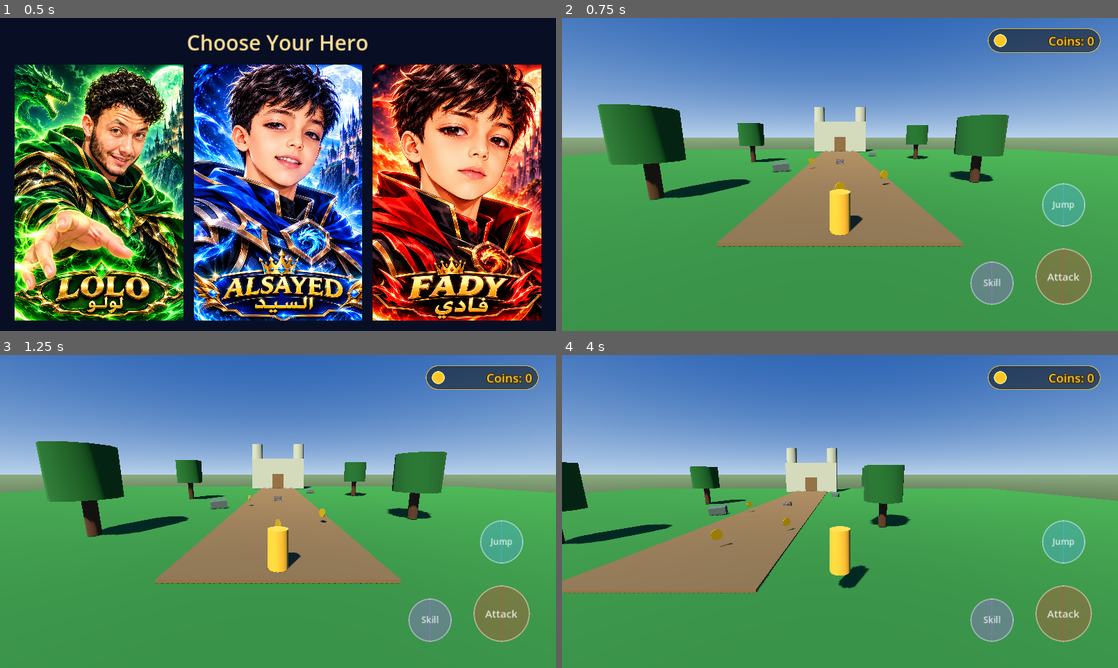
Above: before the commit, frames 1-4 (two rows, left to right).
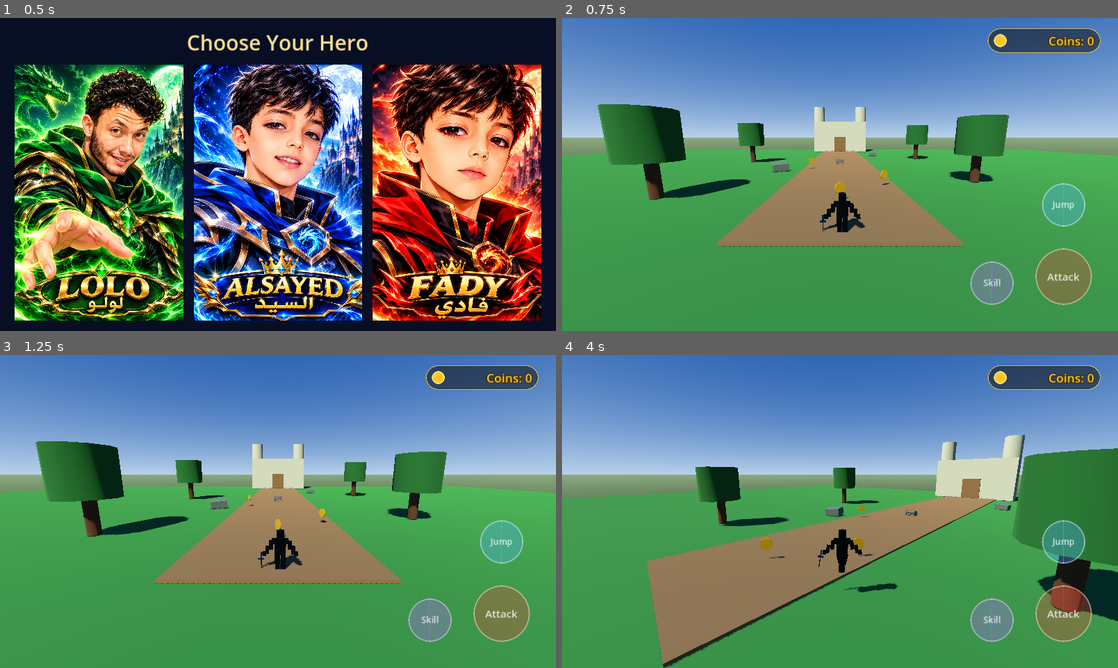
Above: after the commit, the same moments.

Repository: lolofadywaleed-hash/LostTreasureKingdom-Final
Game: Godot game, scene res://scenes/character_select.tscn
Two runs of this game, one before a commit and one after it. Both use one fixed random seed, a clock stepped at 60 frames per second and the inputs below.
Inputs (mouse positions are in pixels of both pictures, inside the frame that each line leads up to):
- Up to frame 1 (0.5 s): no input
- Up to frame 2 (0.75 s): click (662, 193) at 0.5 s
- Up to frame 3 (1.25 s): no input
- Up to frame 4 (4 s): click (1062, 542) at 1.25 s, where only the run after the commit has a clickable "Jump"; move the mouse to (962, 495) at 2.02 s; hold D (move_right) 2.03-2.75 s; tap Space (jump) at 2.1, 2.27, 2.57, 3.6 s; click (962, 495) at 2.17 s; drag from (728, 527) to (812, 574) at 2.77 s; move the mouse to (895, 442) at 3.52 s; hold D (move_right) from 3.53 s (still down); click (895, 442) at 3.67 s

Frame 1 is identical in both runs. In frame 2, 0.7% of the frame differs, in the area x 46-55%, y 54-70%; in frame 3, 0.7%; in frame 4, 28%, in the area x 0-100%, y 25-100%.

Commit message:
Integrate Louay character and mobile camera controls

Diff:
--- /dev/null
+++ b/knight_visual.gd
@@ -0,0 +1,233 @@
+extends Node3D
+## KnightVisual - اختبار مؤقت: يستبدل الشكل المرئي للاعب بموديل KayKit Knight.
+## الاستخدام: أضفه كـ Node3D ابن مباشر لعقدة Player (CharacterBody3D) واربط هذا السكريبت به.
+## لا يغيّر الحركة ولا التصادم ولا الكاميرا. يخفي الشكل القديم فقط (لا يحذفه).
+## لا يضيف أي أنيميشن وهمي: لو الموديل بلا حركات يطبع تحذيراً ولا يشغّل شيئاً.
+
+@export_file("*.glb") var model_path: String = "res://assets/models/louay_rigged_animated.glb"
+## KayKit/glTF غالباً يواجه +Z بينما اتجاه الأمام في Godot هو -Z، لذلك 180 افتراضياً.
+@export var face_rotation_deg: float = 180.0
+## 0 = يأخذ الارتفاع تلقائياً من CollisionShape3D
+@export var target_height: float = 0.0
+## مسار الشكل القديم نسبةً لهذه العقدة (مثال: ../Visual). اتركه فارغاً للكشف التلقائي.
+@export var old_visual_path: NodePath
+@export var hide_old_visual: bool = true
+## عتبات السرعة الأفقية لاختيار الحركة (اضبط run_threshold حسب سرعة اللاعب الفعلية)
+@export var walk_threshold: float = 0.2
+@export var run_threshold: float = 4.0
+@export var blend_time: float = 0.15
+@export var debug_log: bool = true
+
+var _body: CharacterBody3D
+var _model: Node3D
+var _anim: AnimationPlayer
+var _states: Dictionary = {}
+var _current: String = ""
+
+
+func _ready() -> void:
+	_body = get_parent() as CharacterBody3D
+	if _body == null:
+		push_error("KnightVisual: the parent must be a CharacterBody3D (Player).")
+		return
+
+	var scene := load(model_path) as PackedScene
+	if scene == null:
+		push_error("KnightVisual: failed to load " + model_path)
+		return
+
+	position = Vector3.ZERO
+	rotation = Vector3.ZERO
+
+	_model = scene.instantiate() as Node3D
+	if _model == null:
+		push_error("KnightVisual: model root is not a Node3D.")
+		return
+	add_child(_model)
+	_model.rotation_degrees.y = face_rotation_deg
+
+	_hide_old_visual()
+	_fit_to_collision()
+	_setup_animations()
+
+
+func _log(msg: String) -> void:
+	if debug_log:
+		print("[KnightVisual] ", msg)
+
+
+# ---------- الشكل القديم ----------
+
+func _hide_old_visual() -> void:
+	if not hide_old_visual:
+		return
+	if not old_visual_path.is_empty():
+		var n := get_node_or_null(old_visual_path)
+		if n is Node3D:
+			(n as Node3D).visible = false
+			_log("hid old visual: " + str(n.get_path()))
+		else:
+			push_warning("KnightVisual: old_visual_path is invalid: " + str(old_visual_path))
+		return
+
+	var hidden_count := 0
+	for child in _body.get_children():
+		if child == self:
+			continue
+		if child is CollisionShape3D or child is CollisionPolygon3D:
+			continue
+		if child is Camera3D or child is SpringArm3D:
+			continue
+		if child is Node3D and _has_geometry(child) and not _has_camera(child):
+			(child as Node3D).visible = false
+			hidden_count += 1
+			_log("hid old visual: " + str(child.get_path()))
+	if hidden_count == 0:
+		push_warning("KnightVisual: no old visual found automatically. Set old_visual_path manually.")
+
+
+func _has_geometry(node: Node) -> bool:
+	if node is GeometryInstance3D:
+		return true
+	for c in node.get_children():
+		if _has_geometry(c):
+			return true
+	return false
+
+
+func _has_camera(node: Node) -> bool:
+	if node is Camera3D or node is SpringArm3D:
+		return true
+	for c in node.get_children():
+		if _has_camera(c):
+			return true
+	return false
+
+
+# ---------- الحجم والموضع ----------
+
+func _collision_extents() -> Dictionary:
+	for c in _body.get_children():
+		if c is CollisionShape3D and c.shape != null:
+			var h := 0.0
+			var s: Shape3D = c.shape
+			if s is CapsuleShape3D:
+				h = s.height
+			elif s is CylinderShape3D:
+				h = s.height
+			elif s is BoxShape3D:
+				h = s.size.y
+			elif s is SphereShape3D:
+				h = s.radius * 2.0
+			if h > 0.0:
+				return {"bottom": c.position.y - h * 0.5, "height": h}
+	push_warning("KnightVisual: no usable CollisionShape3D found, using height 1.8 and bottom 0.")
+	return {"bottom": 0.0, "height": 1.8}
+
+
+func _model_aabb() -> AABB:
+	var result := AABB()
+	var is_first := true
+	var inv := global_transform.affine_inverse()
+	for node in _model.find_children("*", "MeshInstance3D", true, false):
+		var m := node as MeshInstance3D
+		if m.mesh == null:
+			continue
+		var box: AABB = (inv * m.global_transform) * m.get_aabb()
+		if is_first:
+			result = box
+			is_first = false
+		else:
+			result = result.merge(box)
+	return result
+
+
+func _fit_to_collision() -> void:
+	var ext := _collision_extents()
+	var h: float = target_height if target_height > 0.0 else ext["height"]
+	var box := _model_aabb()
+	if box.size.y <= 0.001:
+		push_warning("KnightVisual: model AABB is empty, cannot auto-fit.")
+		return
+	var s := h / box.size.y
+	_model.scale = Vector3.ONE * s
+	var center := box.get_center()
+	_model.position = Vector3(
+		-center.x * s,
+		float(ext["bottom"]) - box.position.y * s,
+		-center.z * s
+	)
+	_log("fit done: target height=%.3f, scale=%.4f, feet y=%.3f" % [h, s, float(ext["bottom"])])
+
+
+# ---------- الأنيميشن (بدون أي حركات وهمية) ----------
+
+func _setup_animations() -> void:
+	var players := _model.find_children("*", "AnimationPlayer", true, false)
+	if players.is_empty():
+		_log("NO AnimationPlayer in the model: no animation will be played (nothing is faked).")
+		return
+	_anim = players[0] as AnimationPlayer
+	var names: PackedStringArray = _anim.get_animation_list()
+	if names.is_empty():
+		_log("AnimationPlayer exists but has no animations.")
+		_anim = null
+		return
+	_log("animations found: " + ", ".join(names))
+
+	_states["idle"] = _find_anim(names, ["idle"])
+	_states["walk"] = _find_anim(names, ["walk"])
+	_states["run"] = _find_anim(names, ["run", "sprint"])
+	_states["jump"] = _find_anim(names, ["jump"])
+	_log("state map: " + str(_states))
+
+	for k in ["idle", "walk", "run"]:
+		var clip: String = _states[k]
+		if clip != "":
+			var a := _anim.get_animation(clip)
+			if a != null:
+				a.loop_mode = Animation.LOOP_LINEAR
+
+
+func _find_anim(names: PackedStringArray, keys: Array) -> String:
+	for key in keys:
+		for n in names:
+			if n.to_lower() == key:
+				return n
+	for key in keys:
+		for n in names:
+			if n.to_lower().contains(key):
+				return n
+	return ""
+
+
+func _physics_process(_delta: float) -> void:
+	if _anim == null or _body == null:
+		return
+	var speed := Vector2(_body.velocity.x, _body.velocity.z).length()
+	var want := "idle"
+	if not _body.is_on_floor():
+		want = "jump"
+	elif speed > run_threshold:
+		want = "run"
+	elif speed > walk_threshold:
+		want = "walk"
+	_play(want)
+
+
+func _play(state: String) -> void:
+	var order := {
+		"jump": ["jump"],
+		"run": ["run", "walk"],
+		"walk": ["walk", "run"],
+		"idle": ["idle"],
+	}
+	var clip := ""
+	for s in order[state]:
+		if _states.get(s, "") != "":
+			clip = _states[s]
+			break
+	if clip == "" or clip == _current:
+		return
+	_current = clip
+	_anim.play(clip, blend_time)
--- a/project.godot
+++ b/project.godot
@@ -16,6 +16,8 @@
 [input]
 move_left={"deadzone":0.2,"events":[Object(InputEventKey,"physical_keycode":65)]}
 move_right={"deadzone":0.2,"events":[Object(InputEventKey,"physical_keycode":68)]}
+move_up={"deadzone":0.2,"events":[Object(InputEventKey,"physical_keycode":87)]}
+move_down={"deadzone":0.2,"events":[Object(InputEventKey,"physical_keycode":83)]}
 move_forward={"deadzone":0.2,"events":[Object(InputEventKey,"physical_keycode":87)]}
 move_back={"deadzone":0.2,"events":[Object(InputEventKey,"physical_keycode":83)]}
 jump={"deadzone":0.2,"events":[Object(InputEventKey,"physical_keycode":32)]}
--- a/scenes/main.tscn
+++ b/scenes/main.tscn
@@ -5,6 +5,7 @@
 [ext_resource type="Script" path="res://scripts/coin.gd" id="3_coin"]
 [ext_resource type="Script" path="res://scripts/chest.gd" id="4_chest"]
 [ext_resource type="PackedScene" path="res://assets/models/Chest_Wood.gltf" id="5_chest_model"]
+[ext_resource type="Script" path="res://knight_visual.gd" id="6_knight_visual"]
 
 [sub_resource type="ProceduralSkyMaterial" id="ProceduralSkyMaterial"]
 sky_top_color = Color(0.11, 0.34, 0.68, 1)
@@ -47,10 +48,6 @@
 albedo_color = Color(0.1, 0.34, 0.12, 1)
 roughness = 1.0
 
-[sub_resource type="StandardMaterial3D" id="PlayerMaterial"]
-albedo_color = Color(0.92, 0.63, 0.16, 1)
-roughness = 0.72
-
 [sub_resource type="CapsuleShape3D" id="PlayerCapsule"]
 radius = 0.42
 height = 1.8
@@ -155,23 +152,22 @@
 position = Vector3(0, 0, 12)
 script = ExtResource("1_player")
 
-[node name="Visual" type="CSGCylinder3D" parent="Player"]
-position = Vector3(0, 0.9, 0)
-radius = 0.42
-height = 1.8
-sides = 16
-material = SubResource("PlayerMaterial")
+[node name="KnightVisual" type="Node3D" parent="Player"]
+script = ExtResource("6_knight_visual")
+hide_old_visual = false
 
 [node name="CollisionShape3D" type="CollisionShape3D" parent="Player"]
 position = Vector3(0, 0.9, 0)
 shape = SubResource("PlayerCapsule")
 
-[node name="SpringArm3D" type="SpringArm3D" parent="Player"]
+[node name="CameraPivot" type="Node3D" parent="Player"]
 position = Vector3(0, 2.5, 0)
 rotation = Vector3(-0.18, 0, 0)
+
+[node name="SpringArm3D" type="SpringArm3D" parent="Player/CameraPivot"]
 spring_length = 8.0
 
-[node name="Camera3D" type="Camera3D" parent="Player/SpringArm3D"]
+[node name="Camera3D" type="Camera3D" parent="Player/CameraPivot/SpringArm3D"]
 current = true
 
 [node name="MobileHUD" parent="." instance=ExtResource("2_hud")]
@@ -290,3 +286,4 @@
 shape = SubResource("TreasureChestReachShape")
 
 [connection signal="coins_changed" from="Player" to="MobileHUD" method="update_coins"]
+[connection signal="jump_pressed" from="MobileHUD" to="Player" method="_on_jump_button_pressed"]
--- a/scenes/mobile_hud.tscn
+++ b/scenes/mobile_hud.tscn
@@ -192,7 +192,7 @@
 horizontal_alignment = 1
 vertical_alignment = 1
 
-[node name="JumpButton" type="Panel" parent="Root"]
+[node name="JumpButton" type="Button" parent="Root"]
 layout_mode = 1
 anchors_preset = 3
 anchor_left = 1.0
@@ -205,8 +205,12 @@
 offset_bottom = -240.0
 grow_horizontal = 0
 grow_vertical = 0
-mouse_filter = 2
-theme_override_styles/panel = SubResource("JumpStyle")
+focus_mode = 0
+text = ""
+theme_override_styles/normal = SubResource("JumpStyle")
+theme_override_styles/hover = SubResource("JumpStyle")
+theme_override_styles/pressed = SubResource("JumpStyle")
+theme_override_styles/disabled = SubResource("JumpStyle")
 
 [node name="Label" type="Label" parent="Root/JumpButton"]
 layout_mode = 1
@@ -249,3 +253,5 @@
 text = "Skill"
 horizontal_alignment = 1
 vertical_alignment = 1
+
+[connection signal="pressed" from="Root/JumpButton" to="." method="_on_jump_button_pressed"]
--- a/scripts/mobile_hud.gd
+++ b/scripts/mobile_hud.gd
@@ -1,6 +1,7 @@
 extends CanvasLayer
 
 signal move_vector_changed(vector: Vector2)
+signal jump_pressed
 
 const LEFT_HALF_RATIO := 0.5
 const DEADZONE := 0.12
@@ -10,7 +11,7 @@
 @onready var joystick_base: Panel = $Root/JoystickBase
 @onready var joystick_knob: Panel = $Root/JoystickBase/Knob
 @onready var attack_button: Control = $Root/AttackButton
-@onready var jump_button: Control = $Root/JumpButton
+@onready var jump_button: BaseButton = $Root/JumpButton
 @onready var skill_button: Control = $Root/SkillButton
 @onready var coin_panel: Control = $Root/CoinPanel
 @onready var coins_label: Label = $Root/CoinPanel/CoinLabel
@@ -55,6 +56,9 @@
 	_coin_tween = create_tween()
 	_coin_tween.tween_property(coin_panel, "scale", Vector2(1.15, 1.15), 0.08)
 	_coin_tween.tween_property(coin_panel, "scale", Vector2.ONE, 0.12)
+
+func _on_jump_button_pressed() -> void:
+	jump_pressed.emit()
 
 func _unhandled_input(event: InputEvent) -> void:
 	if event is InputEventScreenTouch:
@@ -113,8 +117,8 @@
 	_move_vector = vector
 	_apply_axis("move_left", maxf(-vector.x, 0.0))
 	_apply_axis("move_right", maxf(vector.x, 0.0))
-	_apply_axis("move_forward", maxf(-vector.y, 0.0))
-	_apply_axis("move_back", maxf(vector.y, 0.0))
+	_apply_axis("move_up", maxf(-vector.y, 0.0))
+	_apply_axis("move_down", maxf(vector.y, 0.0))
 	move_vector_changed.emit(vector)
 
 func _apply_axis(action_name: String, strength: float) -> void:
--- a/scripts/player.gd
+++ b/scripts/player.gd
@@ -4,42 +4,163 @@
 signal skill_used
 signal coins_changed(total: int)
 
-@export var speed: float = 5.5
-@export var jump_velocity: float = 5.0
-@export var gravity: float = 14.0
+@export_group("Movement")
+@export var move_speed: float = 5.0
+@export var acceleration: float = 18.0
+@export var deceleration: float = 20.0
+@export var jump_velocity: float = 6.0
+@export var gravity: float = 18.0
+@export var rotation_speed: float = 10.0
 @export var kill_height: float = -20.0
 
+@export_group("Mobile Input")
+@export var move_left_action: StringName = &"move_left"
+@export var move_right_action: StringName = &"move_right"
+@export var move_forward_action: StringName = &"move_up"
+@export var move_back_action: StringName = &"move_down"
+@export var jump_action: StringName = &"jump"
+
+@export_group("Touch Camera")
+@export var camera_sensitivity: float = 0.005
+@export var min_camera_pitch: float = -45.0
+@export var max_camera_pitch: float = 60.0
+
+@export_group("Scene References")
+@export var camera_pivot_path: NodePath = ^"CameraPivot"
+
+@export_group("Animations")
+@export var idle_animation: String = "Idle"
+@export var walk_animation: String = "Walk"
+
+@onready var camera_pivot: Node3D = get_node_or_null(camera_pivot_path) as Node3D
+@onready var animation_player: AnimationPlayer = _find_animation_player()
+
 var coins_collected: int = 0
+var jump_requested: bool = false
+var camera_touch_index: int = -1
+var camera_pitch: float = 0.0
+var current_animation: String = ""
 var _spawn_position := Vector3.ZERO
 
 
 func _ready() -> void:
+	floor_snap_length = 0.25
 	_spawn_position = global_position
+	var visual_driver := get_node_or_null("KnightVisual")
+	if visual_driver != null:
+		visual_driver.set_physics_process(false)
+	if camera_pivot:
+		camera_pitch = camera_pivot.rotation.x
+	else:
+		push_warning("CameraPivot was not found!")
+	if animation_player:
+		_play_animation(idle_animation)
+		print("Louay AnimationPlayer found! Available animations: ", animation_player.get_animation_list())
+	else:
+		push_warning("AnimationPlayer was not found inside Louay model!")
+
+
+func _find_animation_player() -> AnimationPlayer:
+	var players := find_children("*", "AnimationPlayer", true, false)
+	if not players.is_empty():
+		return players[0] as AnimationPlayer
+	return null
+
 
 func add_coins(amount: int) -> void:
 	coins_collected += amount
 	coins_changed.emit(coins_collected)
 	print("Coins collected: %d (+%d)" % [coins_collected, amount])
 
+
 func _physics_process(delta: float) -> void:
 	if global_position.y < kill_height:
 		velocity = Vector3.ZERO
 		global_position = _spawn_position
 
-	var input := Input.get_vector("move_left", "move_right", "move_forward", "move_back")
-	var direction := Vector3(input.x, 0, input.y).rotated(Vector3.UP, $SpringArm3D.rotation.y)
-	if direction.length() > 1.0:
-		direction = direction.normalized()
-	velocity.x = direction.x * speed
-	velocity.z = direction.z * speed
 	if not is_on_floor():
 		velocity.y -= gravity * delta
-	elif Input.is_action_just_pressed("jump"):
+	elif velocity.y < 0.0:
+		velocity.y = 0.0
+
+	if jump_requested and is_on_floor():
 		velocity.y = jump_velocity
+	jump_requested = false
+	if Input.is_action_just_pressed(jump_action) and is_on_floor():
+		velocity.y = jump_velocity
+
+	var input_vector := Input.get_vector(move_left_action, move_right_action, move_forward_action, move_back_action)
+	var camera_basis := global_transform.basis
+	if camera_pivot:
+		camera_basis = camera_pivot.global_transform.basis
+	var forward := -camera_basis.z
+	var right := camera_basis.x
+	forward.y = 0.0
+	right.y = 0.0
+	forward = forward.normalized()
+	right = right.normalized()
+	var direction := (right * input_vector.x + forward * -input_vector.y).normalized()
+	var target_velocity := direction * move_speed
+
+	if direction.length() > 0.01:
+		velocity.x = move_toward(velocity.x, target_velocity.x, acceleration * delta)
+		velocity.z = move_toward(velocity.z, target_velocity.z, acceleration * delta)
+		var target_angle := atan2(direction.x, -direction.z)
+		rotation.y = lerp_angle(rotation.y, target_angle, rotation_speed * delta)
+		_play_animation(walk_animation)
+	else:
+		velocity.x = move_toward(velocity.x, 0.0, deceleration * delta)
+		velocity.z = move_toward(velocity.z, 0.0, deceleration * delta)
+		_play_animation(idle_animation)
 
 	if InputMap.has_action("attack") and Input.is_action_just_pressed("attack"):
 		attacked.emit()
 	if InputMap.has_action("skill") and Input.is_action_just_pressed("skill"):
 		skill_used.emit()
+	move_and_slide()
 
-	move_and_slide()
+
+func _on_jump_button_pressed() -> void:
+	jump_requested = true
+
+
+func _play_animation(animation_name: String) -> void:
+	if animation_player == null or current_animation == animation_name:
+		return
+	var actual_animation := _find_animation_name(animation_name)
+	if actual_animation.is_empty():
+		return
+	current_animation = actual_animation
+	animation_player.play(actual_animation, 0.15)
+
+
+func _find_animation_name(animation_name: String) -> String:
+	if animation_player == null:
+		return ""
+	for anim in animation_player.get_animation_list():
+		if anim.to_lower() == animation_name.to_lower():
+			return anim
+	return ""
+
+
+func _input(event: InputEvent) -> void:
+	if event is InputEventScreenTouch:
+		var touch := event as InputEventScreenTouch
+		if touch.pressed:
+			if touch.position.x > get_viewport().get_visible_rect().size.x * 0.5:
+				camera_touch_index = touch.index
+		elif touch.index == camera_touch_index:
+			camera_touch_index = -1
+	elif event is InputEventScreenDrag:
+		var drag := event as InputEventScreenDrag
+		if drag.index == camera_touch_index:
+			_rotate_camera(drag.relative)
+
+
+func _rotate_camera(delta_position: Vector2) -> void:
+	if camera_pivot == null:
+		return
+	rotate_y(-delta_position.x * camera_sensitivity)
+	camera_pitch -= delta_position.y * camera_sensitivity
+	camera_pitch = clampf(camera_pitch, deg_to_rad(min_camera_pitch), deg_to_rad(max_camera_pitch))
+	camera_pivot.rotation.x = camera_pitch
--- a/tests/character_select_test.gd
+++ b/tests/character_select_test.gd
@@ -29,15 +29,28 @@
 	var player := current_scene.get_node("Player") as CharacterBody3D
 	assert(player != null, "Main scene needs a CharacterBody3D player")
 	assert(player.get_node("CollisionShape3D").shape is CapsuleShape3D, "Player must use a capsule collision shape")
-	assert(player.get_node("Visual") is CSGCylinder3D, "Player should have a visible cylinder mesh")
-	assert(player.get_node("SpringArm3D/Camera3D").current, "Third-person camera should be active")
+	assert(player.get_node_or_null("Visual") == null, "Old cylinder visual should be removed")
+	var knight := player.get_node("KnightVisual")
+	assert(knight.get_child_count() > 0, "Knight model should be instanced under KnightVisual")
+	var knight_model := knight.get_child(0)
+	assert(not knight_model.find_children("*", "Skeleton3D", true, false).is_empty(), "Knight model needs a skeleton")
+	var knight_players := knight_model.find_children("*", "AnimationPlayer", true, false)
+	assert(not knight_players.is_empty(), "Knight model needs an AnimationPlayer")
+	assert(knight_players[0].has_animation("Idle") and knight_players[0].has_animation("Walk"), "Knight model should provide Idle and Walk")
+	assert(player.get_node("CameraPivot") is Node3D, "Player should expose a CameraPivot")
+	assert(player.get_node("CameraPivot/SpringArm3D/Camera3D").current, "Third-person camera should be active")
 	assert(current_scene.get_node("WorldEnvironment").environment.sky.sky_material is ProceduralSkyMaterial)
 	assert(current_scene.get_node("Path") is CSGBox3D)
 	assert(current_scene.get_node("Castle/CastleKeep") is CSGBox3D)
 	var hud := current_scene.get_node("MobileHUD")
 	assert(hud != null, "Main scene should instantiate the mobile HUD")
-	for action_name in ["attack", "jump", "skill"]:
+	for action_name in ["move_left", "move_right", "move_up", "move_down", "jump", "attack", "skill"]:
 		assert(InputMap.has_action(action_name), "HUD action should be registered: " + action_name)
+	assert(hud.jump_button is BaseButton, "Jump HUD control should be a real button")
+	assert(hud.jump_button.is_connected("pressed", Callable(hud, "_on_jump_button_pressed")), "Jump button pressed signal should be connected to HUD")
+	hud.jump_button.pressed.emit()
+	assert(player.jump_requested, "HUD pressed signal should request a player jump")
+	player.jump_requested = false
 
 	var attack_center: Vector2 = hud.attack_button.get_global_rect().get_center()
 	hud._on_touch_pressed(20, attack_center)
@@ -64,12 +77,29 @@
 	for _frame in range(30):
 		await physics_frame
 	assert(player.is_on_floor(), "Player should stand on the floor collision")
+	var knight_animation_players := player.get_node("KnightVisual").get_child(0).find_children("*", "AnimationPlayer", true, false)
+	assert(not knight_animation_players.is_empty(), "Knight model should expose an AnimationPlayer")
+	var knight_anim := knight_animation_players[0] as AnimationPlayer
+	assert(knight_anim.current_animation == "Idle", "Knight should play Idle while standing")
 	var initial_z := player.global_position.z
-	Input.action_press("move_forward")
+	Input.action_press("move_up")
 	for _frame in range(20):
 		await physics_frame
-	Input.action_release("move_forward")
+	assert(knight_anim.current_animation == "Walk", "Knight should play Walk while moving")
+	Input.action_release("move_up")
 	assert(player.global_position.z < initial_z - 0.2, "Keyboard forward input should move the player down the path")
+	for _frame in range(4):
+		await physics_frame
+	assert(knight_anim.current_animation == "Idle", "Knight should return to Idle after movement")
+	var jump_start_y := player.global_position.y
+	Input.action_press("jump")
+	for _frame in range(4):
+		await physics_frame
+	Input.action_release("jump")
+	assert(player.global_position.y > jump_start_y + 0.05, "Player should jump with the existing physics")
+	for _frame in range(50):
+		await physics_frame
+	assert(player.is_on_floor(), "Player should land after jumping")
 
 	player.global_position = Vector3(0, -21, 12)
 	await physics_frame
Binary file added: assets/models/louay_rigged_animated.glb
Not shown, added: assets/models/louay_rigged_animated.glb.import
